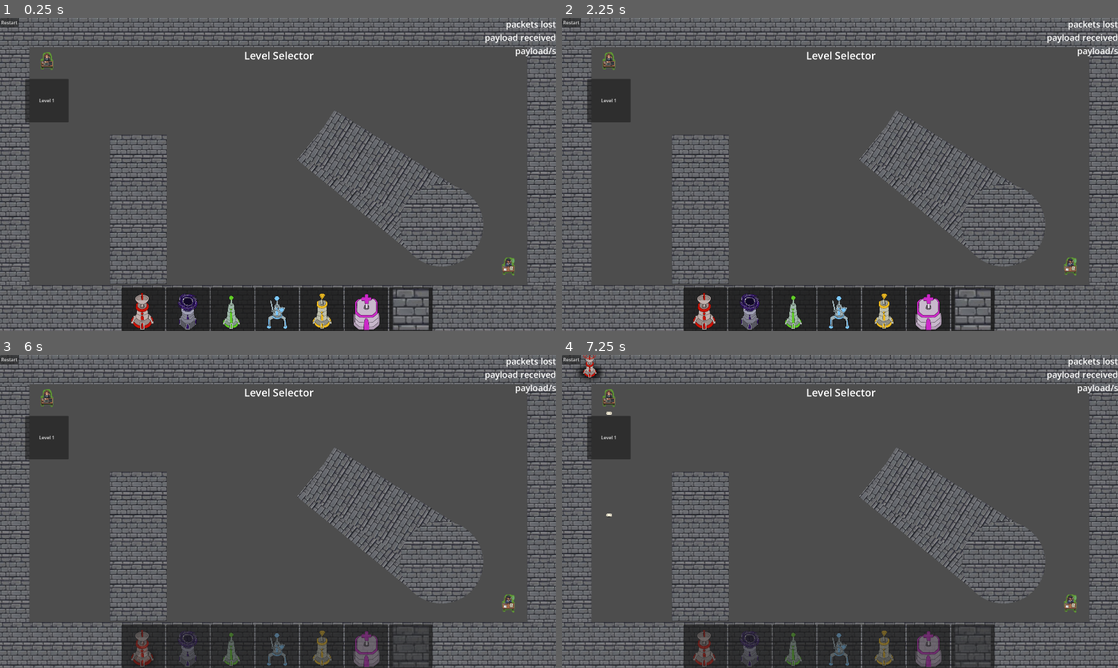
Above: before the commit, frames 1-4 (two rows, left to right).
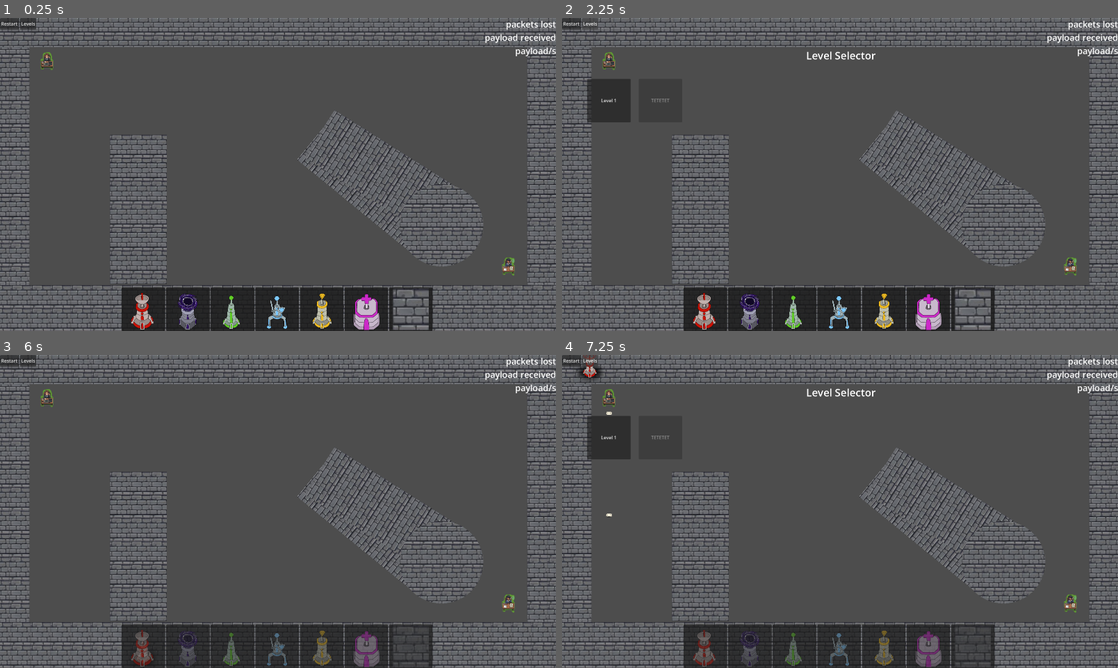
Above: after the commit, the same moments.

Repository: ryupold/ld59
Game: Godot game, scene res://scenes/main.tscn
Same seed, same stepped clock (60 frames per second), same inputs: the game is played once before the commit and once after it. The engine's default icon, where the game draws it, is replaced by a stand-in: a white triangle on a blue panel in a dark square.
Inputs (mouse positions are in pixels of both pictures, inside the frame that each line leads up to):
- Up to frame 1 (0.25 s): no input
- Up to frame 2 (2.25 s): click (706, 309) at 0.52 s; click "Restart" at 1.25 s; click (589, 24) at 2 s, where only the run after the commit has a clickable "Levels"
- Up to frame 3 (6 s): click "Level 1" at 2.75 s; click (44, 436) at 3.5 s, where only the run before the commit has a clickable "Level 1"; click "Restart" at 4.25 s; click "Restart" at 5 s; click (144, 646) at 5.77 s
- Up to frame 4 (7.25 s): click (589, 361) at 6.5 s, where only the run after the commit has a clickable "Levels"

The runs differ from the first frame. In frame 1, 1.3% of the frame differs, in the area x 0-57%, y 0-34%; in frame 2, 0.1%; in frame 3, 1.3%; in frame 4, 0.1%.

Commit message:
Add Level Selector Button

Diff:
--- a/ld59-game/hud/hud.gd
+++ b/ld59-game/hud/hud.gd
@@ -1,6 +1,9 @@
 extends CanvasLayer
 
-@export var button :Button
+@export var button: Button
+@export var buttonSelector: Button
+@export var levelSelector: LevelSelectorCanvasItem
 
 func _ready() -> void:
 	button.pressed.connect(GameState.restartLevel)
+	buttonSelector.pressed.connect(levelSelector.toggleSelector)
--- a/ld59-game/hud/hud.tscn
+++ b/ld59-game/hud/hud.tscn
@@ -8,9 +8,11 @@
 [sub_resource type="LabelSettings" id="LabelSettings_6ca3a"]
 font_size = 30
 
-[node name="HUD" type="CanvasLayer" unique_id=114495 node_paths=PackedStringArray("button")]
+[node name="HUD" type="CanvasLayer" unique_id=114495 node_paths=PackedStringArray("button", "buttonSelector", "levelSelector")]
 script = ExtResource("1_318vg")
-button = NodePath("Button")
+button = NodePath("MenuBar/Button")
+buttonSelector = NodePath("MenuBar/ButtonSelector")
+levelSelector = NodePath("LevelSelector")
 
 [node name="debug" type="VBoxContainer" parent="." unique_id=1206069560]
 anchors_preset = 15
@@ -61,7 +63,14 @@
 grow_horizontal = 1
 grow_vertical = 1
 
-[node name="Button" type="Button" parent="." unique_id=540476503]
-offset_right = 8.0
-offset_bottom = 8.0
+[node name="MenuBar" type="HBoxContainer" parent="." unique_id=1458396715]
+offset_right = 125.0
+offset_bottom = 40.0
+
+[node name="Button" type="Button" parent="MenuBar" unique_id=540476503]
+layout_mode = 2
 text = "Restart"
+
+[node name="ButtonSelector" type="Button" parent="MenuBar" unique_id=1787972677]
+layout_mode = 2
+text = "Levels"
--- a/ld59-game/hud/level_selector/LevelSelector.tscn
+++ b/ld59-game/hud/level_selector/LevelSelector.tscn
@@ -4,6 +4,7 @@
 [ext_resource type="Script" uid="uid://chaebjg00fb4j" path="res://hud/level_selector/level_selector.gd" id="1_q4fjr"]
 
 [node name="LevelSelector" type="VBoxContainer" unique_id=615078967 node_paths=PackedStringArray("buttonParent")]
+visible = false
 anchors_preset = 15
 anchor_right = 1.0
 anchor_bottom = 1.0
--- a/ld59-game/hud/level_selector/level_selector.gd
+++ b/ld59-game/hud/level_selector/level_selector.gd
@@ -1,13 +1,25 @@
-extends VBoxContainer
+class_name LevelSelectorCanvasItem extends VBoxContainer
 
 @export var levelCanvasItem: PackedScene = preload("res://hud/level_selector/level_canvas_item.tscn")
 @export var buttonParent: Control
 
 func _ready() -> void:
+	updateLevelSelect()
+
+func toggleSelector() -> void:
+	updateLevelSelect()
+	if visible:
+		hide()
+	else:
+		show()
+
+func updateLevelSelect() -> void:
 	for child in buttonParent.get_children():
 		child.queue_free()
-
-	for ressource: LevelResource in GameState.levels:
+	for i in GameState.levels.size():
+		var ressource: LevelResource = GameState.levels[i]
+		var prev: LevelResource = GameState.levels[i-1]
 		var canvasItem: LevelCanvasItem = levelCanvasItem.instantiate()
 		canvasItem.resource = ressource
+		canvasItem.disabled = false if i-1 == -1 else !prev.completed
 		buttonParent.add_child(canvasItem)
--- a/ld59-game/scenes/GameState.tscn
+++ b/ld59-game/scenes/GameState.tscn
@@ -5,8 +5,13 @@
 [ext_resource type="Script" uid="uid://edonykvu0lt8" path="res://resources/levels/level_resource.gd" id="3_an17e"]
 [ext_resource type="Resource" uid="uid://bumsythby7dly" path="res://resources/levels/first_level.tres" id="4_dscq2"]
 
+[sub_resource type="Resource" id="Resource_an17e"]
+script = ExtResource("3_an17e")
+title = "TETETET"
+metadata/_custom_type_script = "uid://edonykvu0lt8"
+
 [node name="GameState" type="Node" unique_id=132192571]
 script = ExtResource("1_si82d")
 allTowers = ExtResource("2_4k0ew")
 unlockedTowers = ExtResource("2_4k0ew")
-levels = Array[ExtResource("3_an17e")]([ExtResource("4_dscq2")])
+levels = Array[ExtResource("3_an17e")]([ExtResource("4_dscq2"), SubResource("Resource_an17e")])
